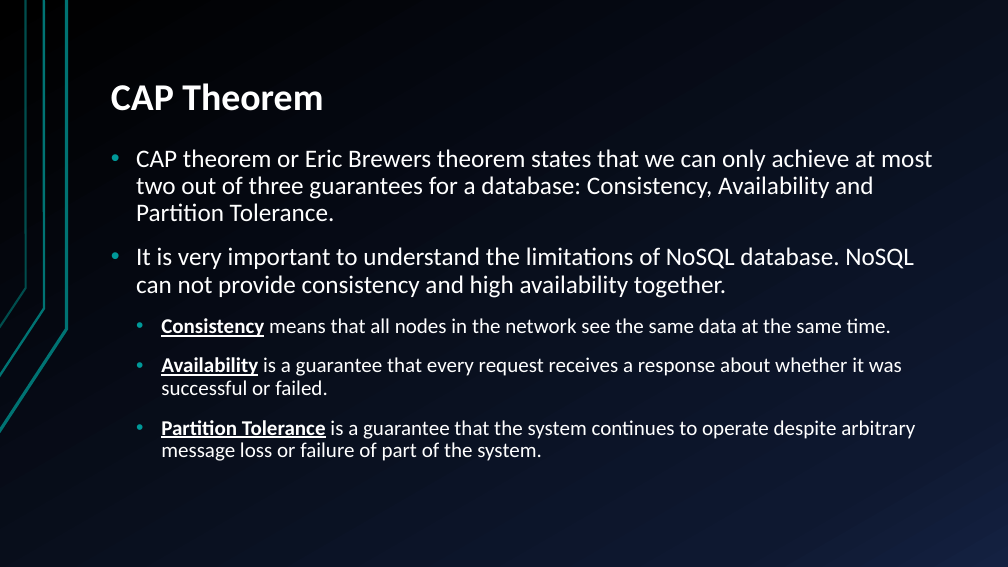
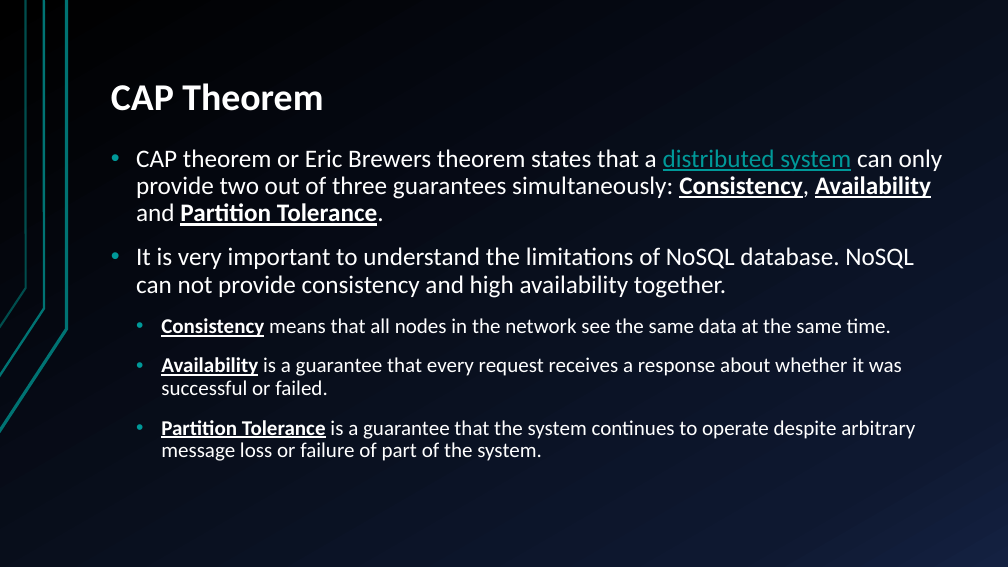
Before and after one commit to SiddharthAgrawal92/zekelabs-mongodb-fsr280422, a slide deck: slide 18 of Sessions/Day 1 - Intro to NoSQL/Intro to NoSQL.pptx. Drawn at 1008x567 pixels with LibreOffice and Linux fonts; fonts in the diff are those of the drawing. Boxes give left, top, right and bottom in pixels: in the first picture for what was removed or moved away, otherwise in the second. Text is boxed around its words. In the diff, an @@ line names an element or a change of style, - is before the commit and + after.

```diff
--- a/Sessions/Day 1 - Intro to NoSQL/Intro to NoSQL.pptx
+++ b/Sessions/Day 1 - Intro to NoSQL/Intro to NoSQL.pptx
@@ text at <box>136,149,943,226</box>: text changed @@
-• CAP theorem or Eric Brewers theorem states that we can only achieve at most two out of three guarantees for a database: Consistency, Availability and Partition Tolerance.
+• CAP theorem or Eric Brewers theorem states that a distributed system can only provide two out of three guarantees simultaneously: Consistency, Availability and Partition Tolerance.
```
Also in this commit, not shown: 1 slide added, 1 other file.
